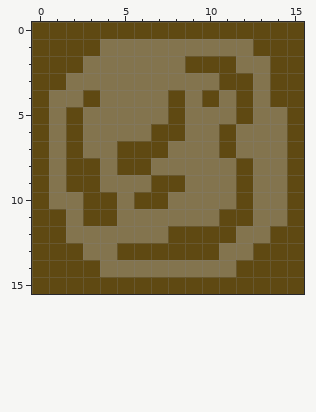
File history of a pixel-art sprite, assets/textures/blocks/log.png. Above is the file before it was changed.
The file is 16x16 pixels. Colours within 5 levels of each other are drawn and written as one.
The result:
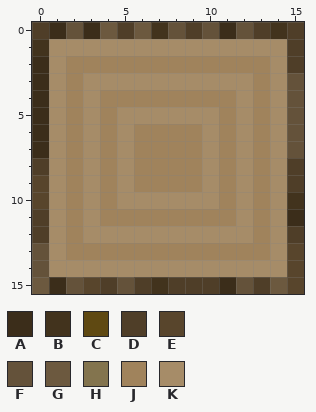
Palette (. is transparent): A #3b2d1a  B #42331d  C #5f4912  D #4f3e28  E #58452c  F #64523a  G #6c593f  H #83744e  J #a0835c  K #a68c68
Changes in this commit:
Changed rows in their new state; - is an unchanged pixel.
first column x 0:
 0 DAFAGDGBFDFAFDBD
 1 BKKKKKKKKKKKKKKD
 2 AKJJJJJJJJJJJJKD
 3 AKJKKKKKKKKKKJKF
 4 AKJKJJJJJJJJKJKF
 5 AKJKJKKKKKKJKJKF
 6 AKJKJKJJJJKJKJKF
 7 AKJKJKJJJJKJKJKF
 8 DKJKJKJJJJKJKJKD
 9 EKJKJKJJJJKJKJKD
10 EKJKJKKKKKKJKJKB
11 DKJKJJJJJJJJKJKA
12 DKJKKKKKKKKKKJKD
13 FKJJJJJJJJJJJJKE
14 FKKKKKKKKKKKKKKE
15 GAFEDFDBDDDAFDGE
Boxes around the changes in both pictures, in picture pixels (x1, y1, x2, y2):
changed: (32, 22, 304, 294)
